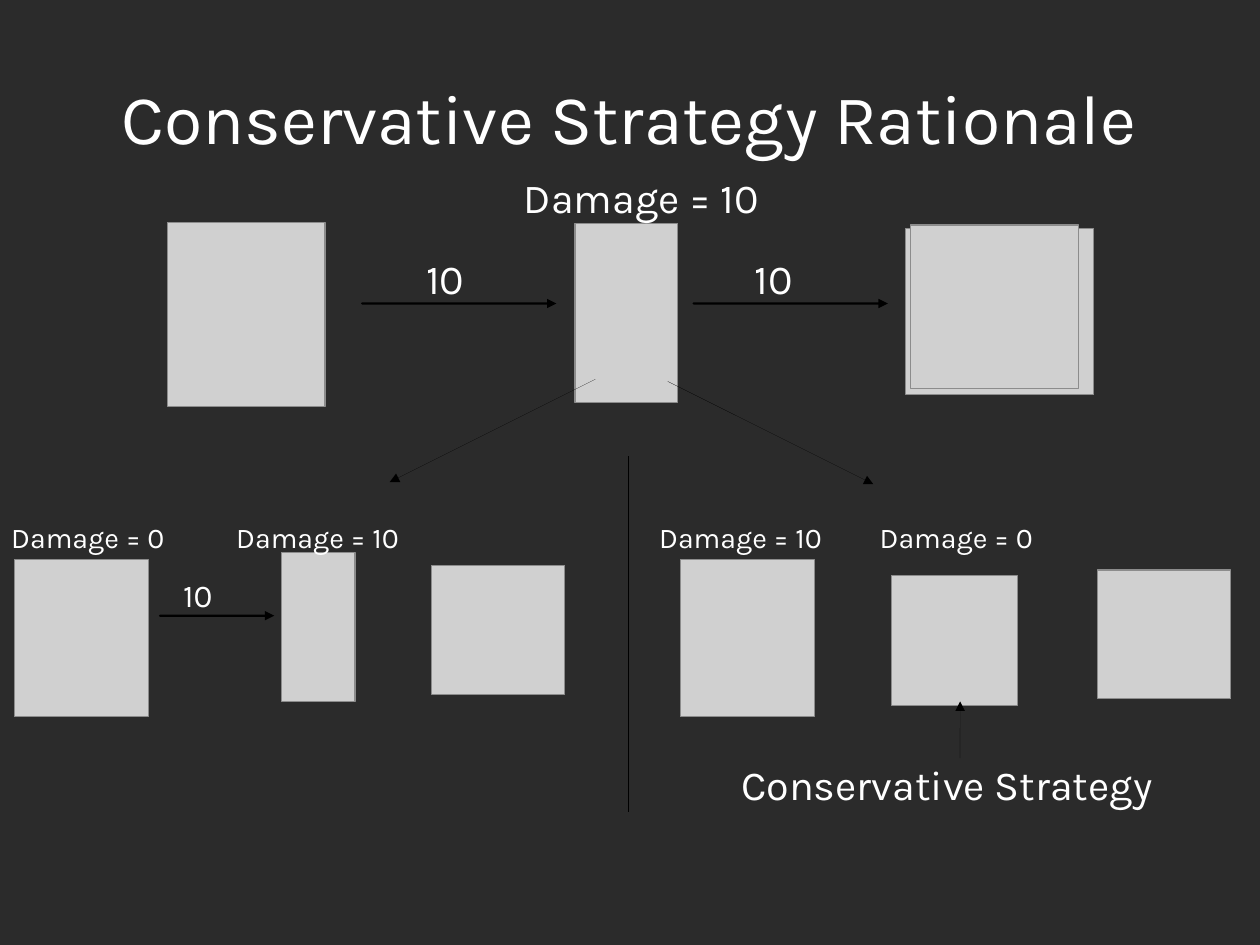
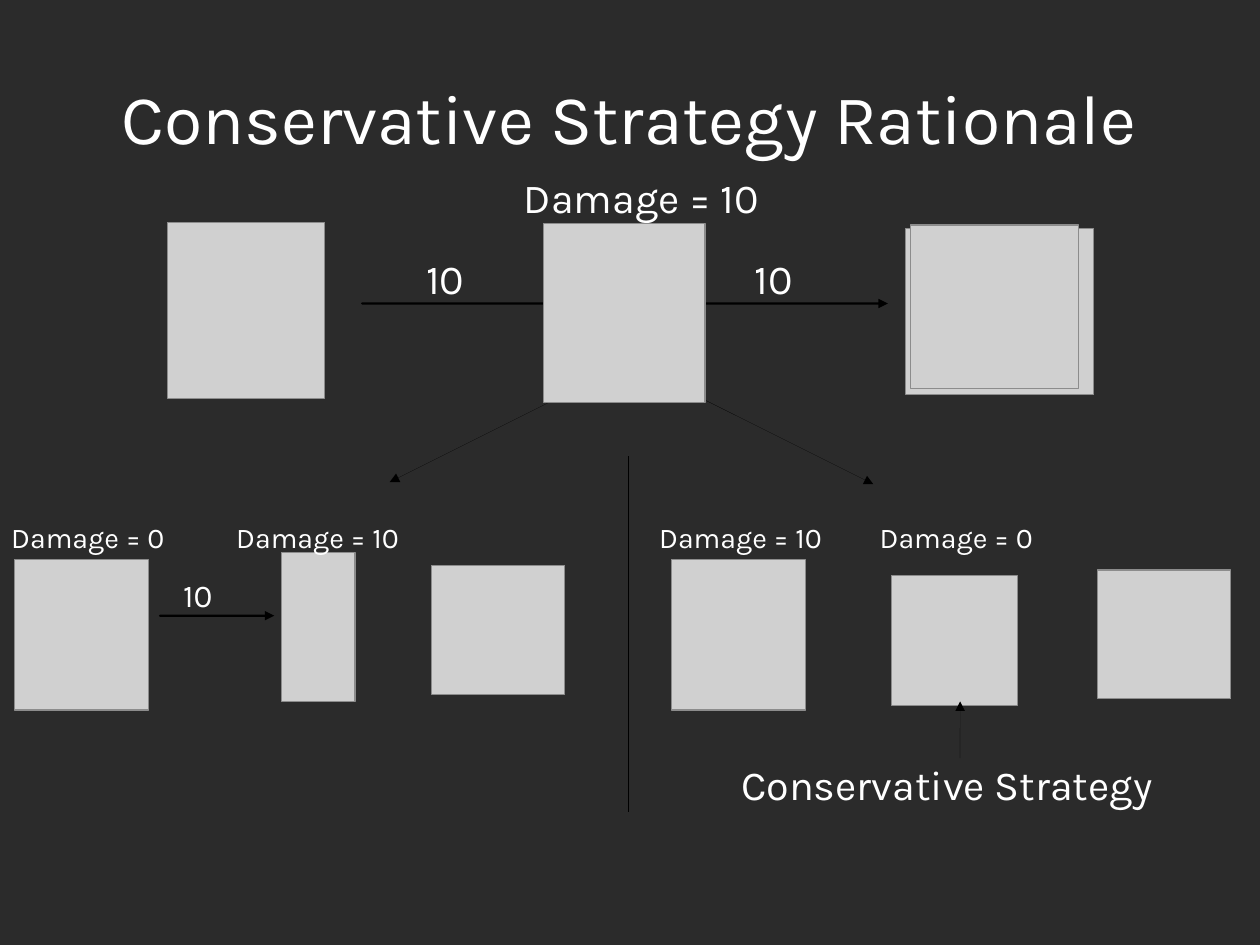
Before and after one commit to decrypto-org/TrustIsRisk, a slide deck: slide 17 of presentations/AtheCrypt10-1-2017/AtheCrypt10-1-2017laptop.odp. Drawn at 1260x945 pixels with LibreOffice and Linux fonts; fonts in the diff are those of the drawing; grey boxes stand for pictures; background and template pictures are left out; a plain dark background stands for a picture behind light text. Boxes give left, top, right and bottom in pixels: in the first picture for what was removed or moved away, otherwise in the second. Text is boxed around its words. In the diff, an @@ line names an element or a change of style, - is before the commit and + after.

```diff
--- a/presentations/AtheCrypt10-1-2017/AtheCrypt10-1-2017laptop.odp
+++ b/presentations/AtheCrypt10-1-2017/AtheCrypt10-1-2017laptop.odp
@@ picture: place and size @@
-picture at (168,223,326,407)
+picture at (168,223,325,399)
@@ picture: place and size @@
-picture at (575,223,678,401)
+picture at (544,224,705,402)
@@ picture: place and size @@
-picture at (14,560,149,717)
+picture at (15,560,150,710)
@@ picture: place and size @@
-picture at (680,560,815,717)
+picture at (671,560,806,710)
```
Also in this commit, not shown: 5 other slides changed.
